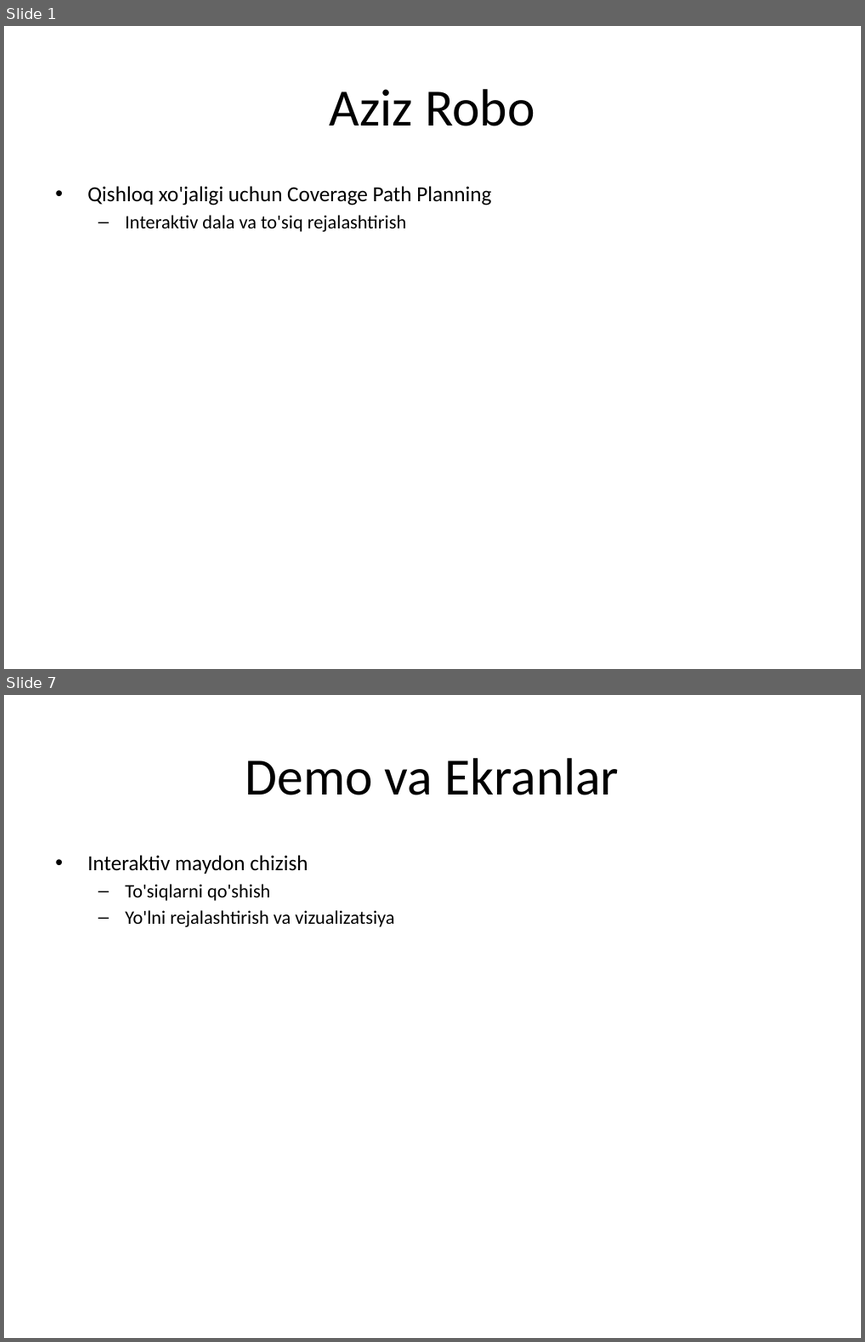
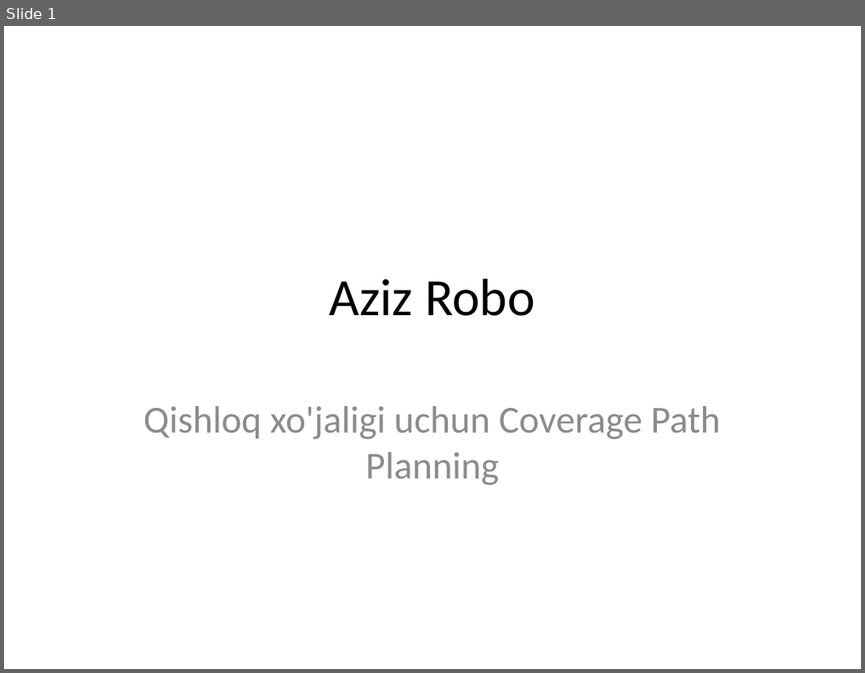
Before and after one commit to Nameless-devv/aziz, a slide deck: Aziz_Presentation.pptx. Shown one above the other, each under a label of ours: slides 1 and 7 before the commit, slide 1 after it; the slides between them are not shown. The pictures are 865x1342 and 865x673 pixels, drawn with LibreOffice and Linux fonts; fonts in the diff are those of the drawing. Boxes give left, top, right and bottom in pixels: in the first picture for what was removed or moved away, otherwise in the second. Text is boxed around its words. In the diff, an @@ line names an element or a change of style, - is before the commit and + after.

Commit message:
Styled presentation generator: nav bar and results slide design

```diff
--- a/Aziz_Presentation.pptx
+++ b/Aziz_Presentation.pptx
@@ slide 7 removed at [4, 695, 861, 1338], background #FFFFFF @@
@@ title removed at [245, 758, 619, 795] @@
-Demo va Ekranlar
@@ text removed at [87, 855, 394, 927] @@
-• Interaktiv maydon chizish
-  – To'siqlarni qo'shish
-  – Yo'lni rejalashtirish va vizualizatsiya
@@ slide 1 changed as well @@
@@ title "Aziz Robo": place and size @@
-title "Aziz Robo" at [330, 89, 534, 126]
+title "Aziz Robo" at [330, 278, 534, 316]
@@ subtitle at [125, 215, 407, 232]: paragraph removed @@
-  – Interaktiv dala va to'siq rejalashtirish
@@ subtitle "Qishloq xo'jaligi uchun Coverage Path ...": place and size @@
-subtitle "Qishloq xo'jaligi uchun Coverage Path ..." at [87, 186, 491, 232]
+subtitle "Qishloq xo'jaligi uchun Coverage Path ..." at [143, 406, 721, 485]
@@ subtitle "Qishloq xo'jaligi uchun Coverage Path ..." at [143, 406, 721, 485]: size 18 to 32 pt, text colour #000000 to #8C8C8C; alignment left to centre; bullet • to none; more space between paragraphs @@
```
Also in this commit, not shown: 1 slide added, 8 other slides removed, 1 other file.
